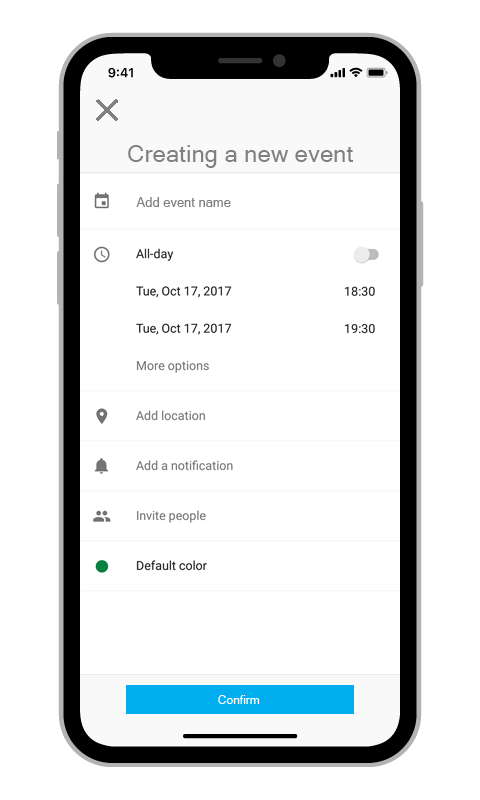
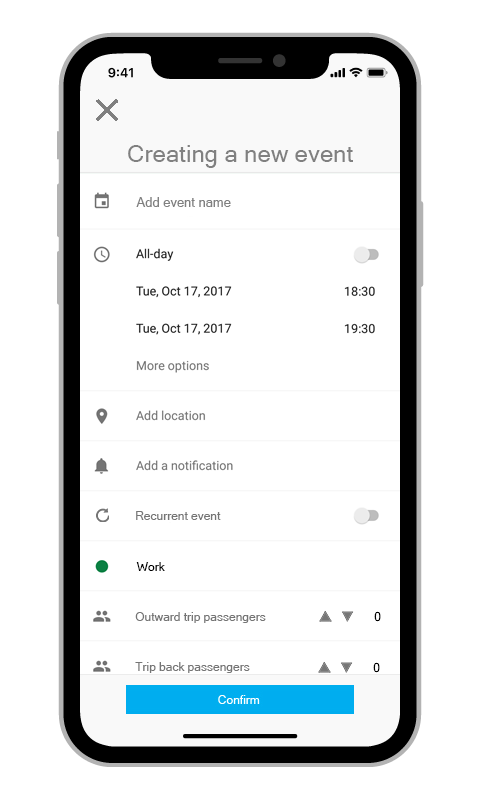
Layers edited between the first and the second 480 x 800 image:
added layer "Work" above "Livello 7" over [136, 562, 165, 571]
added layer "Livello 7" above "Livello 6" over [93, 660, 111, 672]
added layer "Livello 6" above "0 copia" over [93, 610, 111, 622]
added layer "0 copia" above "0" over [373, 662, 380, 673]
added layer "0" above "Outward trip passengers" over [374, 611, 381, 622]
added layer "Outward trip passengers" above "Livello 9" over [135, 612, 266, 623]
added layer "Livello 10" above "pict--up-down-arrows-glyph-icons-vector-stencils-library" over [314, 610, 357, 673]
added layer "pict--up-down-arrows-glyph-icons-vector-stencils-library" above "Trip back passengers" over [319, 610, 354, 622]
added layer "Trip back passengers" above "Recurrent event" over [135, 662, 250, 673]
added layer "Recurrent event" above "Livello 5" over [136, 511, 221, 520]
added layer "Livello 5" above "256x256-black-white-android-recurring-appointment" over [80, 610, 400, 673]
added layer "256x256-black-white-android-recurring-appointment" above "Livello 8" over [96, 508, 109, 522]
added layer "Livello 8" above "Livello 1" over [353, 507, 379, 525]
painted on "Livello 1" over [93, 508, 216, 571]
painted on "iPhone X" over [136, 560, 207, 571]
